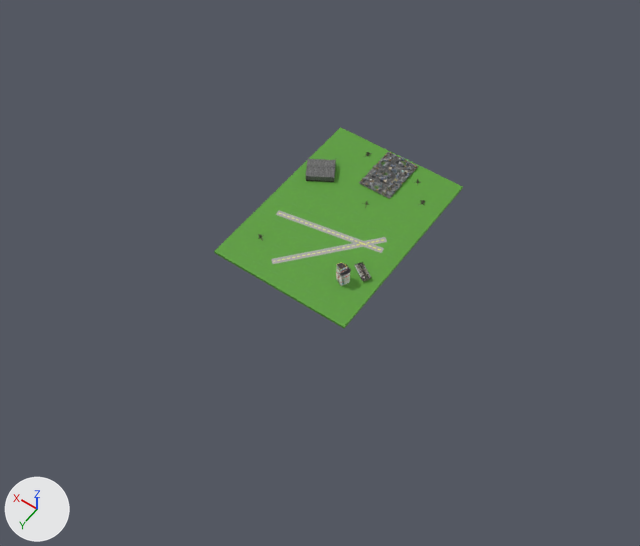
The glTF model Assets/Models/Zones/Stalingrad.glb as it was, and as the next commit left it.
Rendered twice from a camera (50 mm lens) standing at (-242.0, 367.0, 496.0) and looking at (-8.0, 40.0, -18.0). Arrows for +X, +Y and +Z are at lower left; the lights stay in place. Where no turn or scale is listed for an object, it has been applied to the vertices.

Names of what the first picture shows: 'Ground', 'Object_32'.
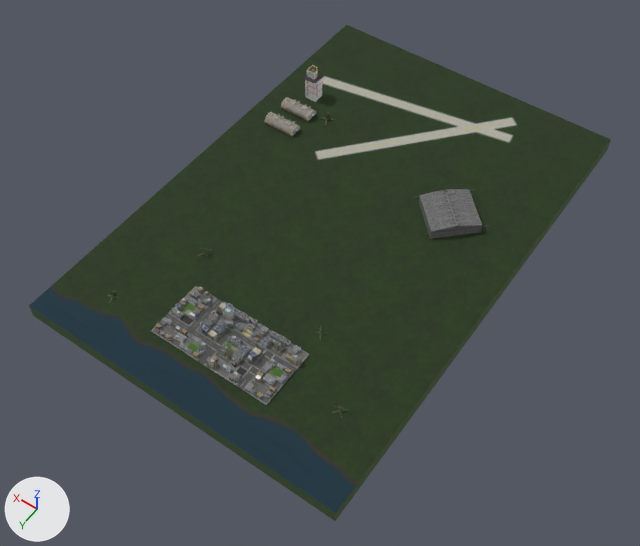
Where the newer file only moved an object's origin or applied its transform, the numbers keep the older frame.

Pixel boxes (x1, y1, x2, y2) of what changed, in the pictures (640 x 546 px):
'Cube', added (green)
    after: (29, 25, 611, 521)
'Ground', deleted (green)
    before: (214, 127, 463, 328)
'Object_32', moved, turned, rescaled
    before: (359, 152, 418, 199)
    after: (151, 286, 310, 405)
'Object_2', added
    after: (413, 189, 486, 239)
'German.Control.Tower.1.700', added
    after: (303, 65, 323, 102)
'Cylinder001_Barrack Texture Map_0.002', added
    after: (264, 112, 300, 137)
'Cylinder001_Barrack Texture Map_0.001', added
    after: (281, 97, 316, 122)
'Asset Flak.004', now drawn
    after: (331, 405, 348, 417)
'Asset Flak.005', moved, rescaled
    before: (419, 200, 426, 206)
    after: (316, 326, 326, 339)

What changed in the scene script:
```text
Change mat_strip:
    mat_strip.texture: img_fieldtexture2 -> img_texturefield_4k
    mat_strip.roughness: 0.724 -> 0.9
Change ob_object_32:
    ob_object_32.location: (-14.0, -63.9, 2.0) -> (13.0, 120.0, 4.0)
    ob_object_32.rotation_euler: (0.0, 0.0, 0.0) -> (0.0, 0.0, 1.571)  # degrees (0, 0, 0) -> degrees (0, 0, 90)
    ob_object_32.scale: (3.0, 3.0, 2.0) -> (5.0, 7.0, 4.0)
Change ob_asset_flak_004:
    ob_asset_flak_004.location: (-40.8, -47.6, 0.5) -> (-92.2, 135.1, 0.0)
    ob_asset_flak_004.scale: (0.00005, 0.00005, 0.00005) -> (0.00015, 0.00015, 0.00015)
Remove ob_ground:
    ob_ground = bpy.data.objects.new('Ground', me_cube)
Add ob_cylinder001_barrack_texture_map_0_002:
    ob_cylinder001_barrack_texture_map_0_002 = bpy.data.objects.new('Cylinder001_Barrack Texture Map_0.002', me_cylinder001_barrack_texture_map_0_002)  # 378 vertices, 802 faces; spans x -14.9..14.0, y -6.3..6.3, z 0.7..7.7; in mat_barrack_texture_map_001 (picture img_image_0_002)
    ob_cylinder001_barrack_texture_map_0_002.location = (93.9, -51.3, 3.0)
Add ob_cylinder001_barrack_texture_map_0_001:
    ob_cylinder001_barrack_texture_map_0_001 = bpy.data.objects.new('Cylinder001_Barrack Texture Map_0.001', me_cylinder001_barrack_texture_map_0_001)  # 378 vertices, 802 faces; spans x -14.9..14.0, y -6.3..6.3, z 0.7..7.7; in mat_diffuse_001 (picture img_image_0_002)
    ob_cylinder001_barrack_texture_map_0_001.location = (93.9, -73.2, 3.0)
Add ob_cube:
    ob_cube = bpy.data.objects.new('Cube', me_cube_1)  # a box spanning x -128.0..128.0, y -192.0..192.0, z -9.0..3.0; in mat_strip (picture img_texturefield_4k)
    ob_cube.location = (0.0, 0.0, 0.0)
Add ob_object_2:
    ob_object_2 = bpy.data.objects.new('Object_2', me_object_0)  # 469 vertices, 267 faces; spans x -29.5..30.1, y -29.4..30.2, z -3.7..10.8
    ob_object_2.location = (-65.3, -45.9, 3.0)
Add ob_german_control_tower_1_700:
    ob_german_control_tower_1_700 = bpy.data.objects.new('German.Control.Tower.1.700', me_german_control_tower_1_700)  # 893 vertices, 1884 faces; spans x -6.0..6.0, y -6.3..6.3, z 0.0..27.0; in mat_tower_001 (white #e7e5e5), mat_wood (dark red #581006), mat_red (red #f31718), mat_glass (cyan #acf3ff), mat_roof (black #3a363c), mat_yellow (yellow #e7d817)
    ob_german_control_tower_1_700.location = (95.0, -96.0, 3.0)
```
